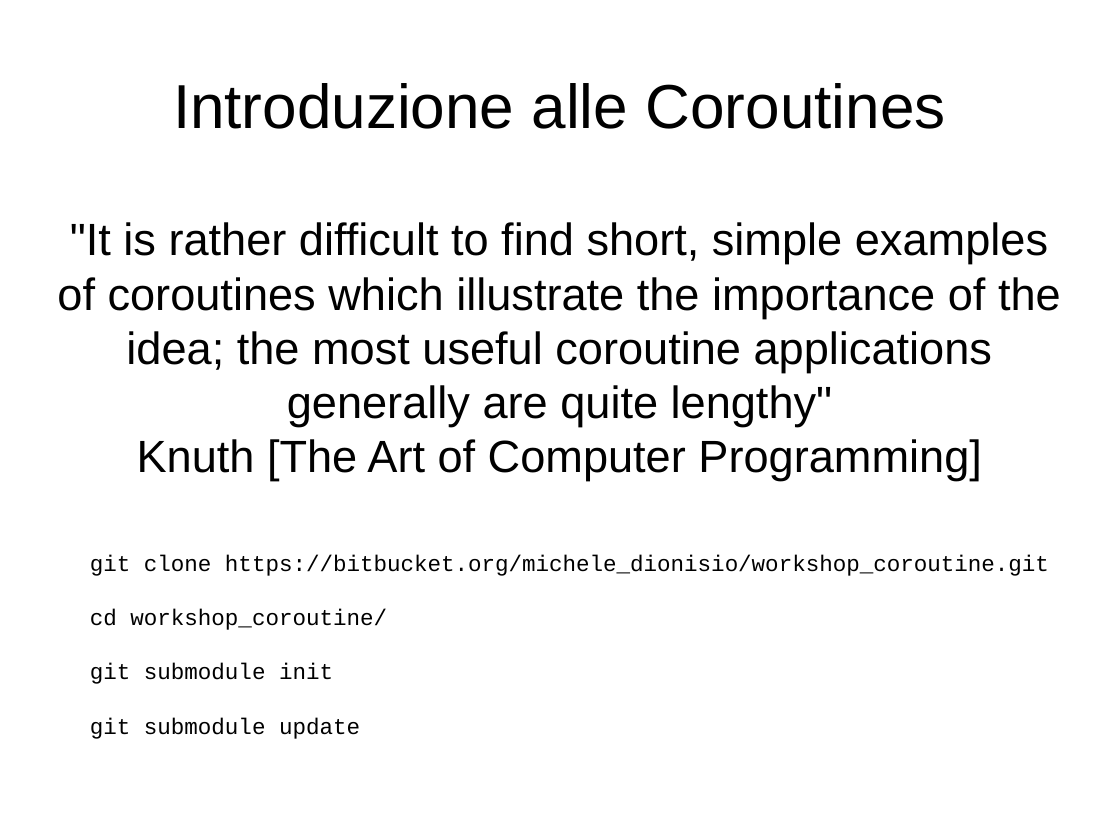
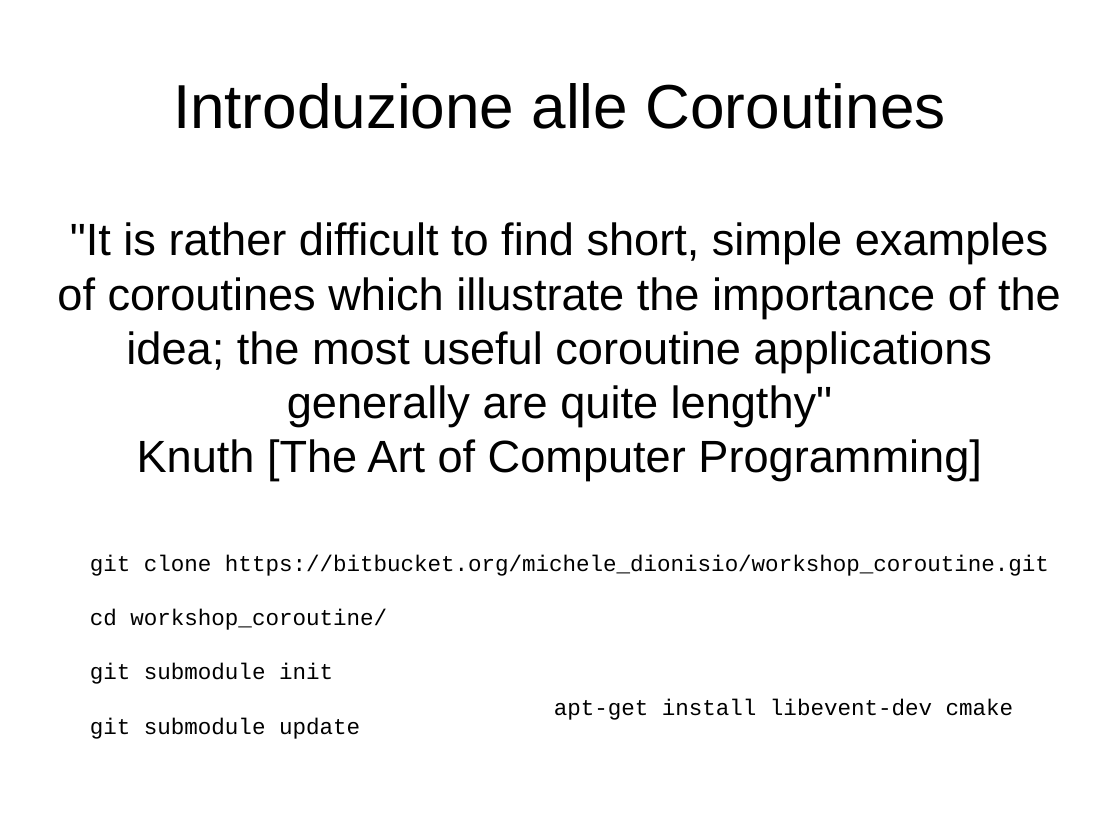
Before and after one commit to mdionisio/workshop_coroutine, a slide deck: slide 1 of presentazione.odp. Drawn at 1120x840 pixels with LibreOffice and Linux fonts; fonts in the diff are those of the drawing. Boxes give left, top, right and bottom in pixels: in the first picture for what was removed or moved away, otherwise in the second. Text is boxed around its words. In the diff, an @@ line names an element or a change of style, - is before the commit and + after.

```diff
--- a/presentazione.odp
+++ b/presentazione.odp
@@ text added at box(554, 699, 1014, 720), 16 pt, text #000000 @@
+apt-get install libevent-dev cmake
```
Also in this commit, not shown: 2 other slides changed, 1 other file.
